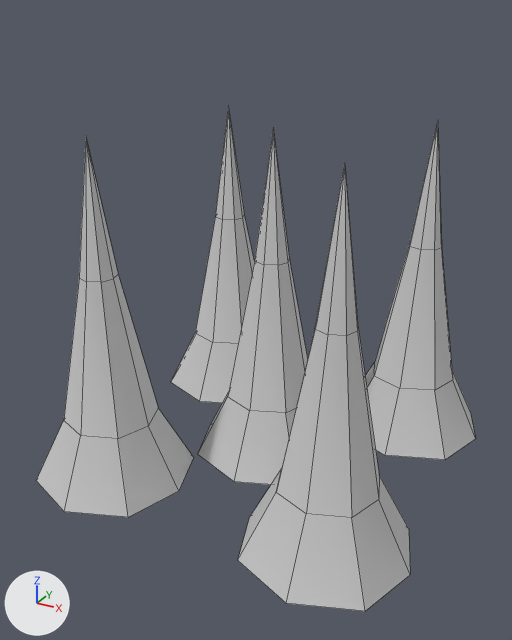
One commit to the FBX model Lost Kids/Assets/Models/Spikes.FBX: the scene before it, then after it.
Before and after are seen from a camera (50 mm lens) standing at (1.56, -2.99, 2.23) and looking at (-0.01, -0.14, 0.8). Every picture has the same lights, and +X, +Y and +Z are marked at lower left. Mesh edges are drawn as thin lines. Where no turn or scale is listed for an object, it has been applied to the vertices.

Before the edit, the objects in view are built like this:
```python
me_mesh = bpy.data.meshes.new('Mesh')
me_mesh.from_pydata(...)  # 125 vertices, 120 faces; spans x -1.0..1.0, y -1.0..1.0, z 0.0..1.73
me_mesh.materials.append(mat_08___default)  # its picture is missing
ob_spikes = bpy.data.objects.new('Spikes', me_mesh)
ob_spikes.location = (0.0, 0.0, 0.0)
```
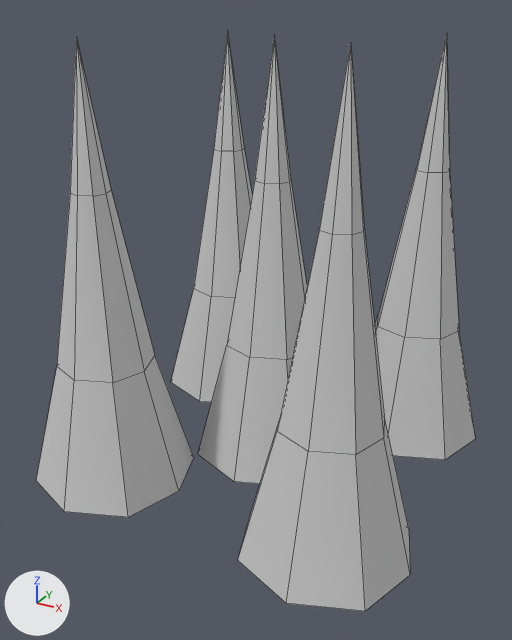
Pixel boxes [x1, y1, x2, y2] of what changed, in the pictures (512 x 640 px; the box of a moved part takes in the faces that stretch with it):
'Spikes', reshaped (15% taller)
    before: [36, 106, 476, 611]
    after: [36, 31, 476, 611]
part 1 of me_mesh, moved or reshaped
    before: [36, 215, 475, 611]
    after: [36, 148, 476, 611]
part 2 of me_mesh, moved or reshaped
    before: [79, 106, 442, 336]
    after: [70, 31, 450, 235]

Patch to the scene script:
```diff
--- a/Lost Kids/Assets/Models/Spikes.FBX.py
+++ b/Lost Kids/Assets/Models/Spikes.FBX.py
@@ me_mesh @@
 me_mesh.from_pydata(...)  # 125 vertices, 120 faces; spans x -1.0..1.0, y -1.0..1.0, z 0.0..1.73
 # used by ob_spikes; location = (0.0, 0.0, 0.0)
+# me_mesh part 1: all 40 vertices in x -0.83..0.83, y -0.83..0.83, z 0.33 are moved by (0.0, 0.0, 0.31)
+# me_mesh part 2: all 45 vertices in x -0.69..0.69, y -0.69..0.69, z 1.08..1.73 are moved by (0.0, 0.0, 0.4)
 me_mesh.materials.append(mat_08___default)
```
